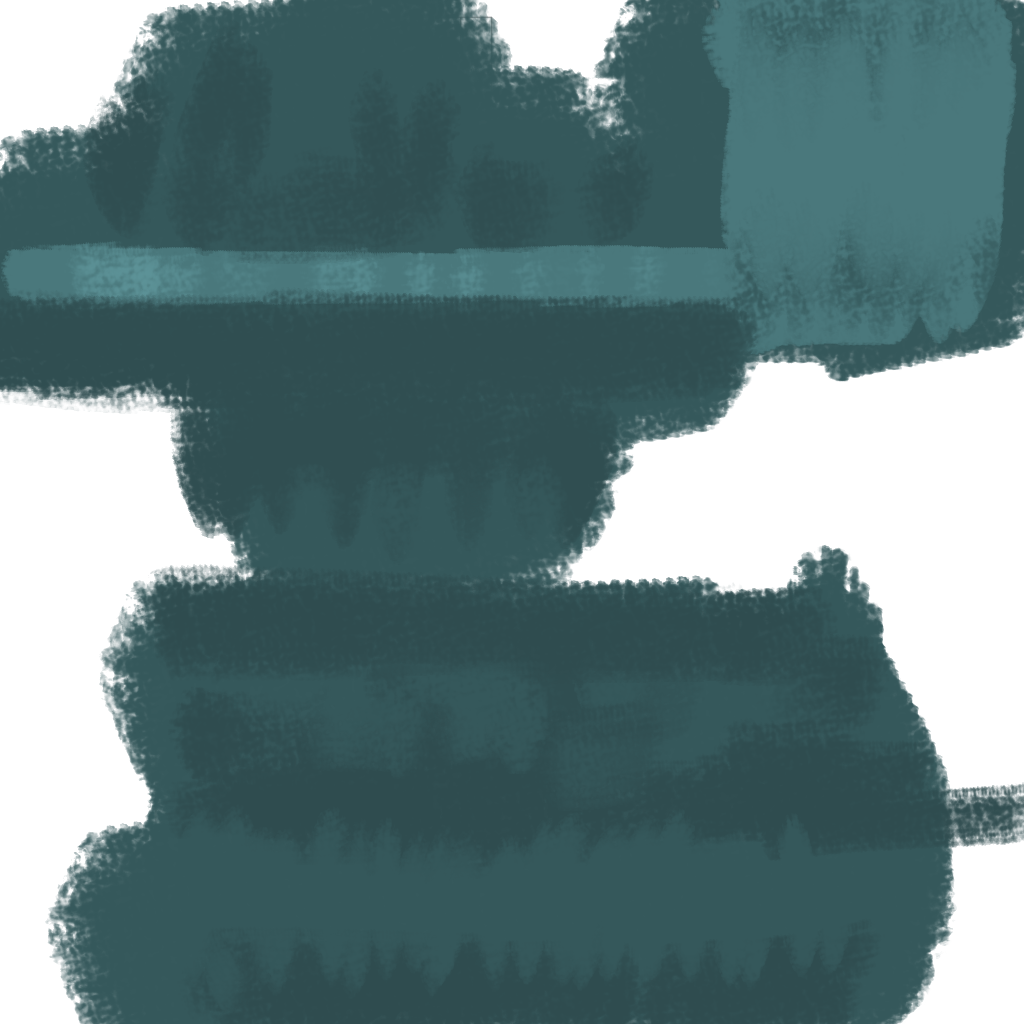
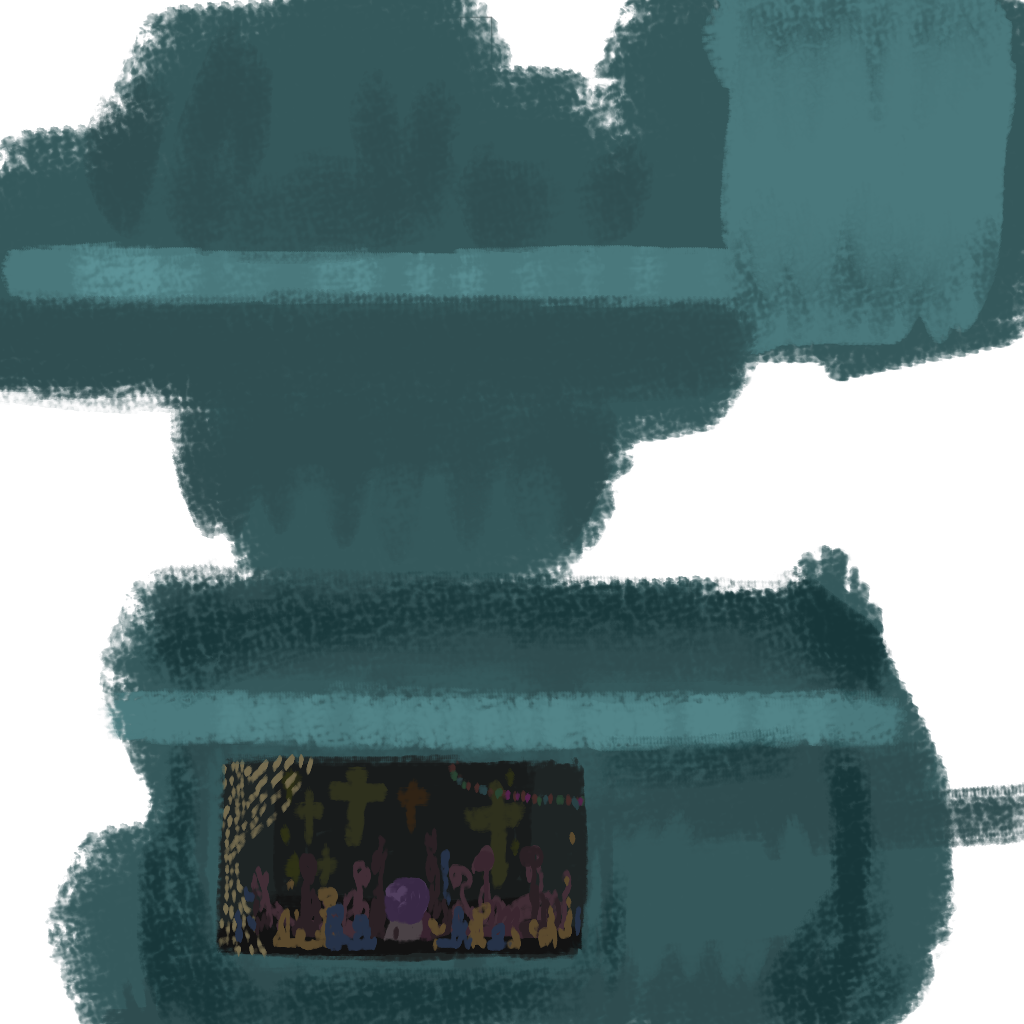
Comparing the layer stacks of the two (1024, 1024) images. Changes:
painted on "Capa de pintura 1" over [97, 16, 912, 1024]
"Fondo": opacity 42% → 45% over [97, 16, 912, 1024]
